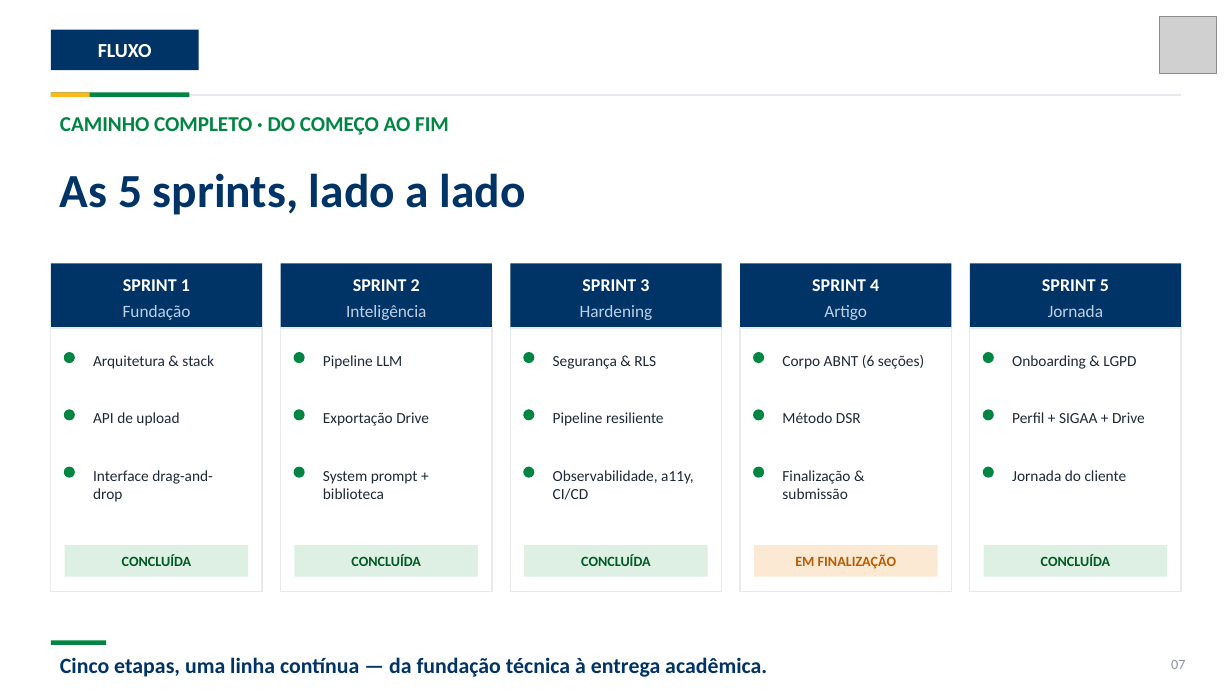
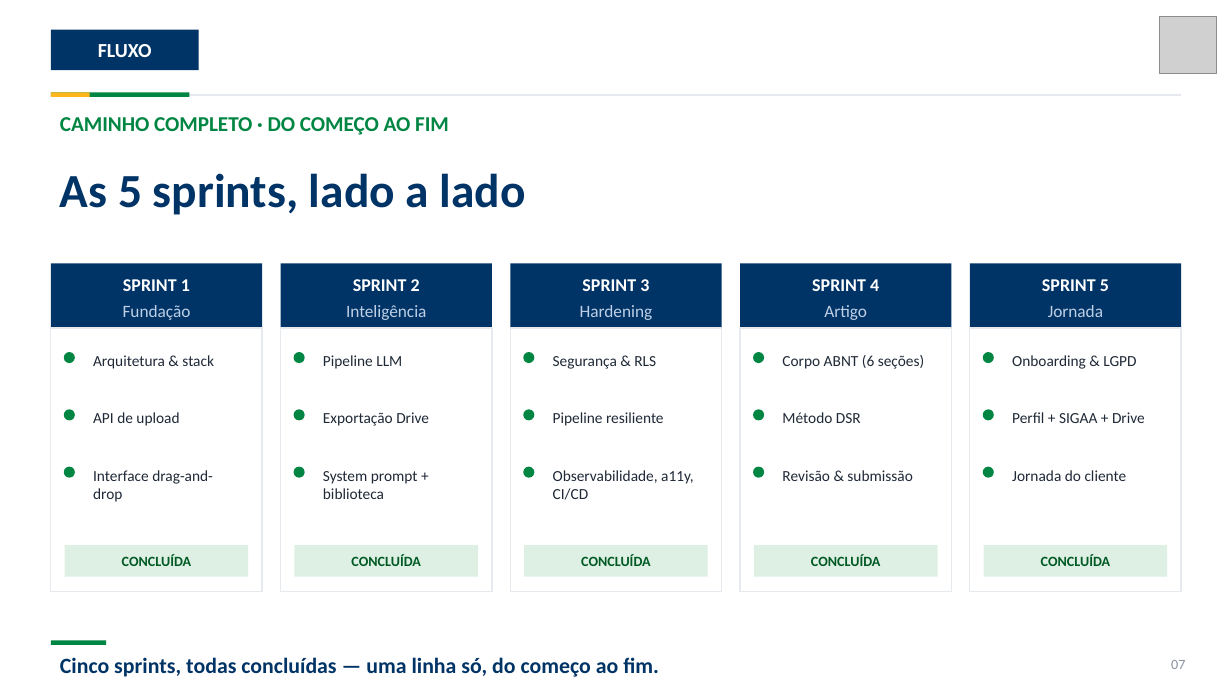
Before and after one commit to Theomurah/psp2-ia-universitarios, a slide deck: slide 7 of Entregas/Nao-Teams/Apresentacoes/PSP2_Apresentacao_Final.pptx. Drawn at 1232x693 pixels with LibreOffice and Linux fonts; fonts in the diff are those of the drawing; grey boxes stand for pictures. Boxes give left, top, right and bottom in pixels: in the first picture for what was removed or moved away, otherwise in the second. Text is boxed around its words. In the diff, an @@ line names an element or a change of style, - is before the commit and + after.

```diff
--- a/Entregas/Nao-Teams/Apresentacoes/PSP2_Apresentacao_Final.pptx
+++ b/Entregas/Nao-Teams/Apresentacoes/PSP2_Apresentacao_Final.pptx
@@ text at (x1=782, y1=470, x2=912, y2=481): text changed @@
-Finalização & submissão
+Revisão & submissão
@@ rectangle at (x1=754, y1=545, x2=938, y2=577): fill #FBE9D3 to #DDF0E3 @@
@@ text at (x1=811, y1=554, x2=881, y2=566): text changed; text colour #B85C00 to #005923 @@
-EM FINALIZAÇÃO
+CONCLUÍDA
@@ text at (x1=60, y1=657, x2=659, y2=677): text changed @@
-Cinco etapas, uma linha contínua — da fundação técnica à entrega acadêmica.
+Cinco sprints, todas concluídas — uma linha só, do começo ao fim.
```
Also in this commit, not shown: 11 other slides changed, 1 slide removed.
